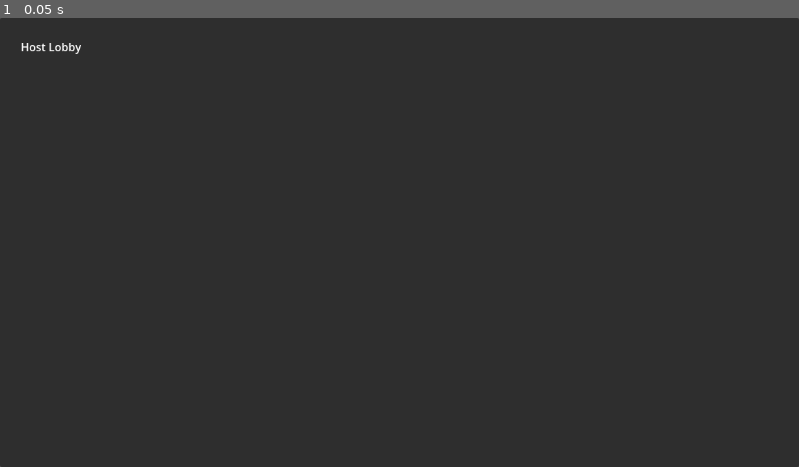
Above: before the commit, frame 1.
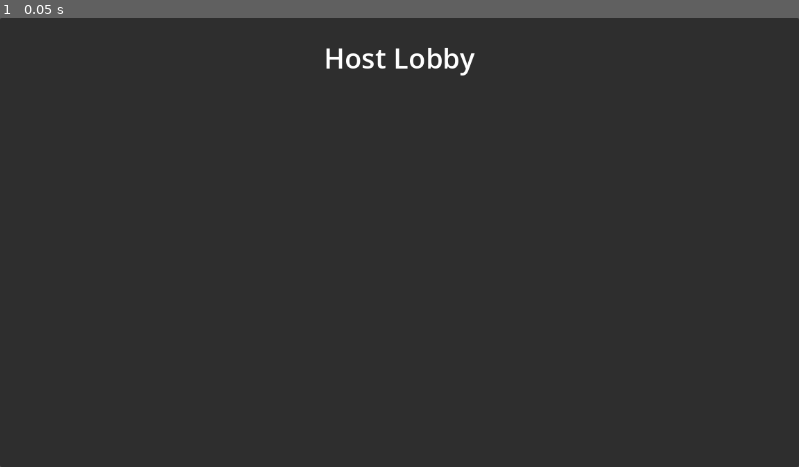
Above: after the commit, the same moment.

Repository: CosmoAdiX/ProjectTrashTalk
Game: Godot game, scene res://scenes/host_menu.tscn
The game is run twice, just before and just after one commit, with the same random seed, the same clock (stepped at 60 frames per second) and the same inputs. This scene is started directly instead of the project's main scene.
Inputs:
- Up to frame 1 (0.05 s): no input

The runs differ from the first frame. In frame 1, 0.5% of the frame differs, in the area x 2-60%, y 5-13%.

Commit message:
skdksndsn

Diff:
--- a/scenes/host_menu.tscn
+++ b/scenes/host_menu.tscn
@@ -30,4 +30,6 @@
 
 [node name="Label" type="Label" parent="HostBox/PanelContainer/MarginContainer/VBoxContainer" unique_id=1807486420]
 layout_mode = 2
+size_flags_horizontal = 4
+theme_override_font_sizes/font_size = 40
 text = "Host Lobby"
